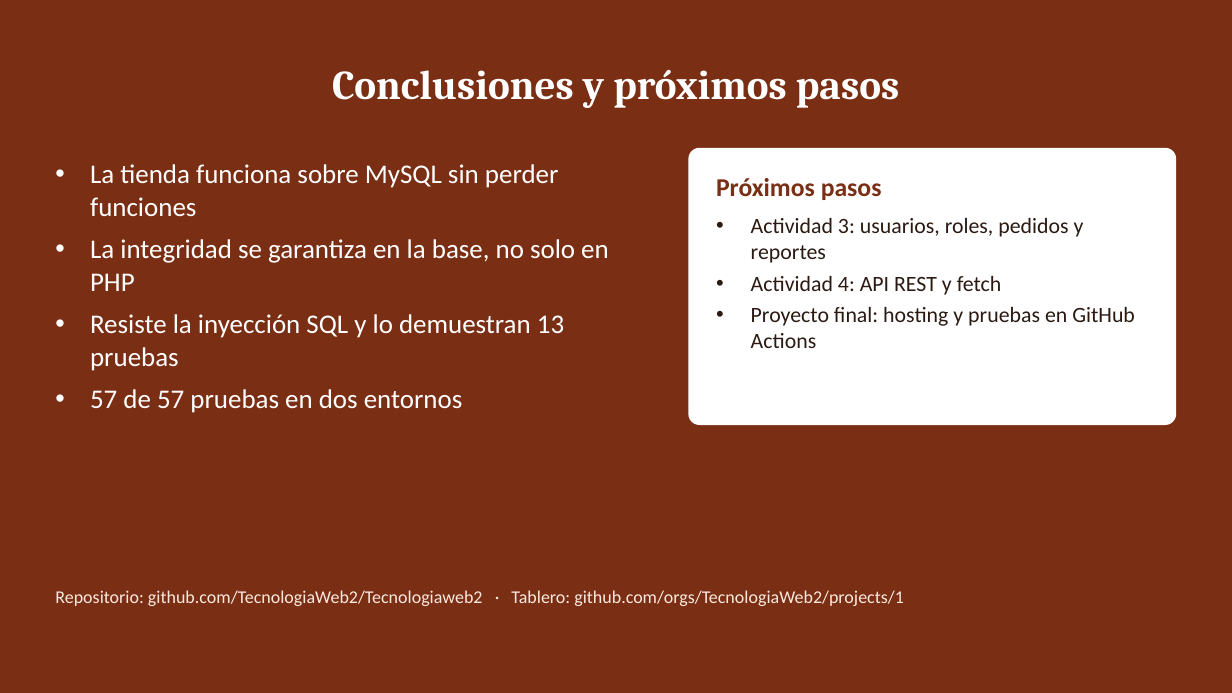
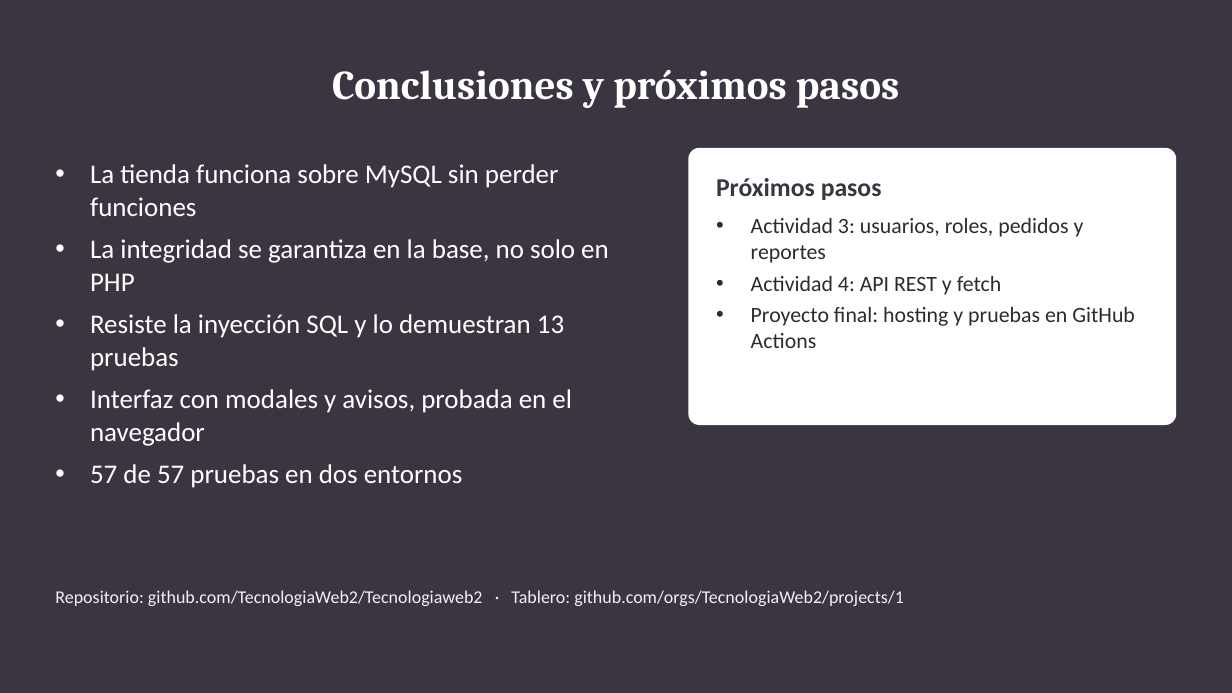
Before and after one commit to TecnologiaWeb2/Tecnologiaweb2, a slide deck: slide 14 of docs/actividad-02/Presentacion_Actividad02.pptx (slide 13 before the commit). Drawn at 1232x693 pixels with LibreOffice and Linux fonts; fonts in the diff are those of the drawing. Boxes give left, top, right and bottom in pixels: in the first picture for what was removed or moved away, otherwise in the second. Text is boxed around its words. In the diff, an @@ line names an element or a change of style, - is before the commit and + after.

```diff
--- a/docs/actividad-02/Presentacion_Actividad02.pptx
+++ b/docs/actividad-02/Presentacion_Actividad02.pptx
@@ background #7A2E14 to #3B3542 @@
@@ text "Próximos pasos" at (716,178,1135,348): text colour #7A2E14 to #3B3542 in "Próximos pasos"; text colour #2B1A12 to #2D2A32 in "Actividad 3: usuarios, roles, pedidos y reportes", "Actividad 4: API REST y fetch", "Proyecto final: hosting y pruebas en GitHub ..." @@
@@ text at (90,389,572,446): paragraph added @@
+• Interfaz con modales y avisos, probada en el navegador
@@ text "Repositorio: github.com/TecnologiaWeb2/Tecnologiaweb2 · Tabl ..." at (55,590,904,606): text colour #FBE9DF to #F8EEF0 @@
```
Also in this commit, not shown: 12 other slides changed, 1 slide added, 12 other files.
